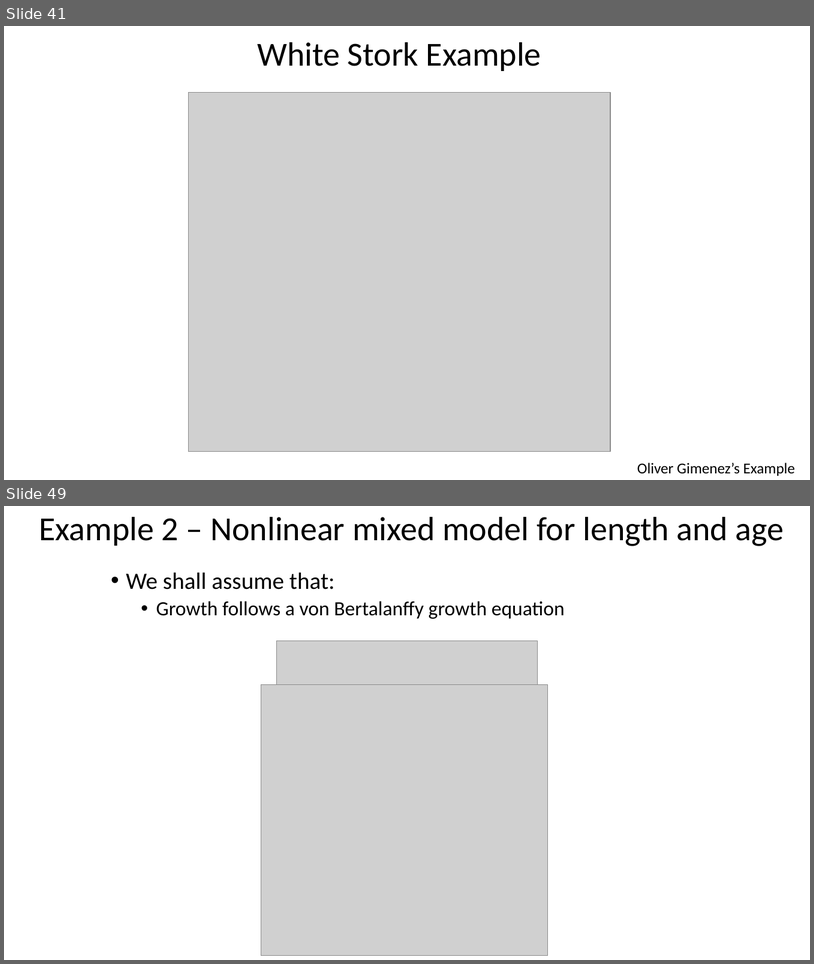
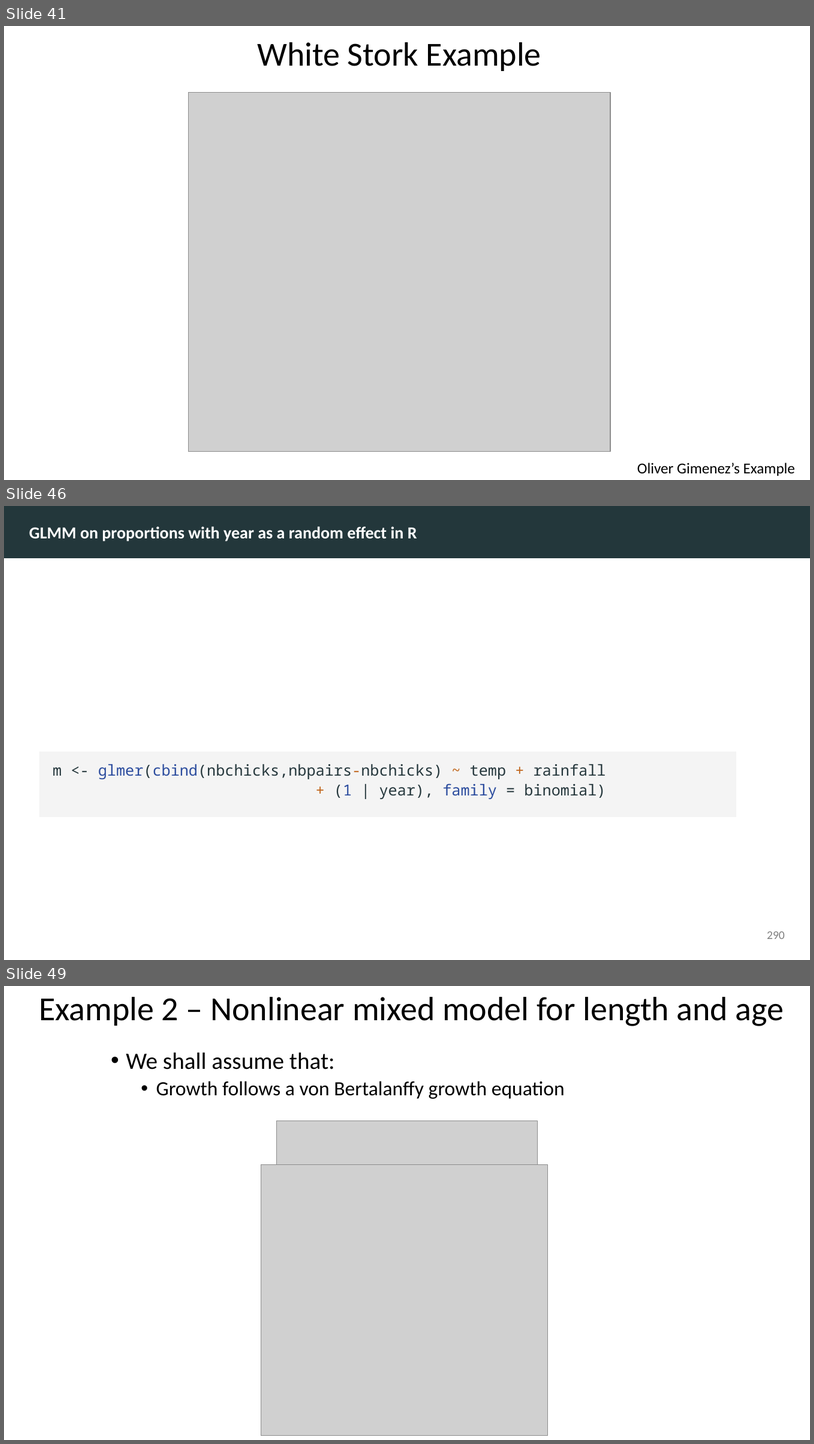
Before and after one commit to taaltree/FW536, a slide deck: Day3_MixedModels_ModelSelection/FW536_Day3_Morning_mixed effects_accessible.pptx. Shown one above the other, each under a label of ours: slides 41 and 49 before the commit, slides 41, 46 and 49 after it; the slides between them are not shown. The pictures are 814x964 and 814x1444 pixels, drawn with LibreOffice and Linux fonts; fonts in the diff are those of the drawing; grey boxes stand for pictures. Boxes give left, top, right and bottom in pixels: in the first picture for what was removed or moved away, otherwise in the second. Text is boxed around its words. In the diff, an @@ line names an element or a change of style, - is before the commit and + after.

```diff
--- a/Day3_MixedModels_ModelSelection/FW536_Day3_Morning_mixed effects_accessible.pptx
+++ b/Day3_MixedModels_ModelSelection/FW536_Day3_Morning_mixed effects_accessible.pptx
@@ slide 46 added at [4,506,810,960], background #FFFFFF @@
@@ rectangle added at [4,506,810,558], fill #23373B @@
@@ text added at [29,526,417,541], 20 pt, text #FFFFFF, bold @@
+GLMM on proportions with year as a random effect in R
@@ rectangle added at [39,751,737,817], fill #F4F4F4 @@
@@ text added at [53,763,606,799], 18 pt, text #25373C @@
+m <- glmer(cbind(nbchicks,nbpairs-nbchicks) ~ temp + rainfall
++ (1 | year), family = binomial)
@@ text added at [767,931,785,939], 14 pt, text #808080 @@
+290
```
Also in this commit, not shown: 5 slides changed, 4 other slides added, 5 slides removed.
